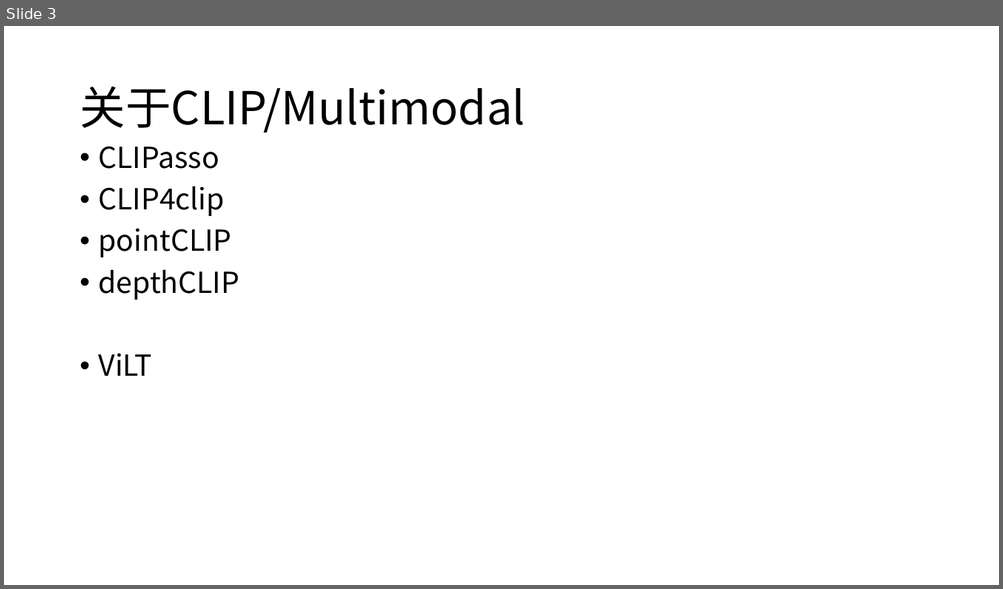
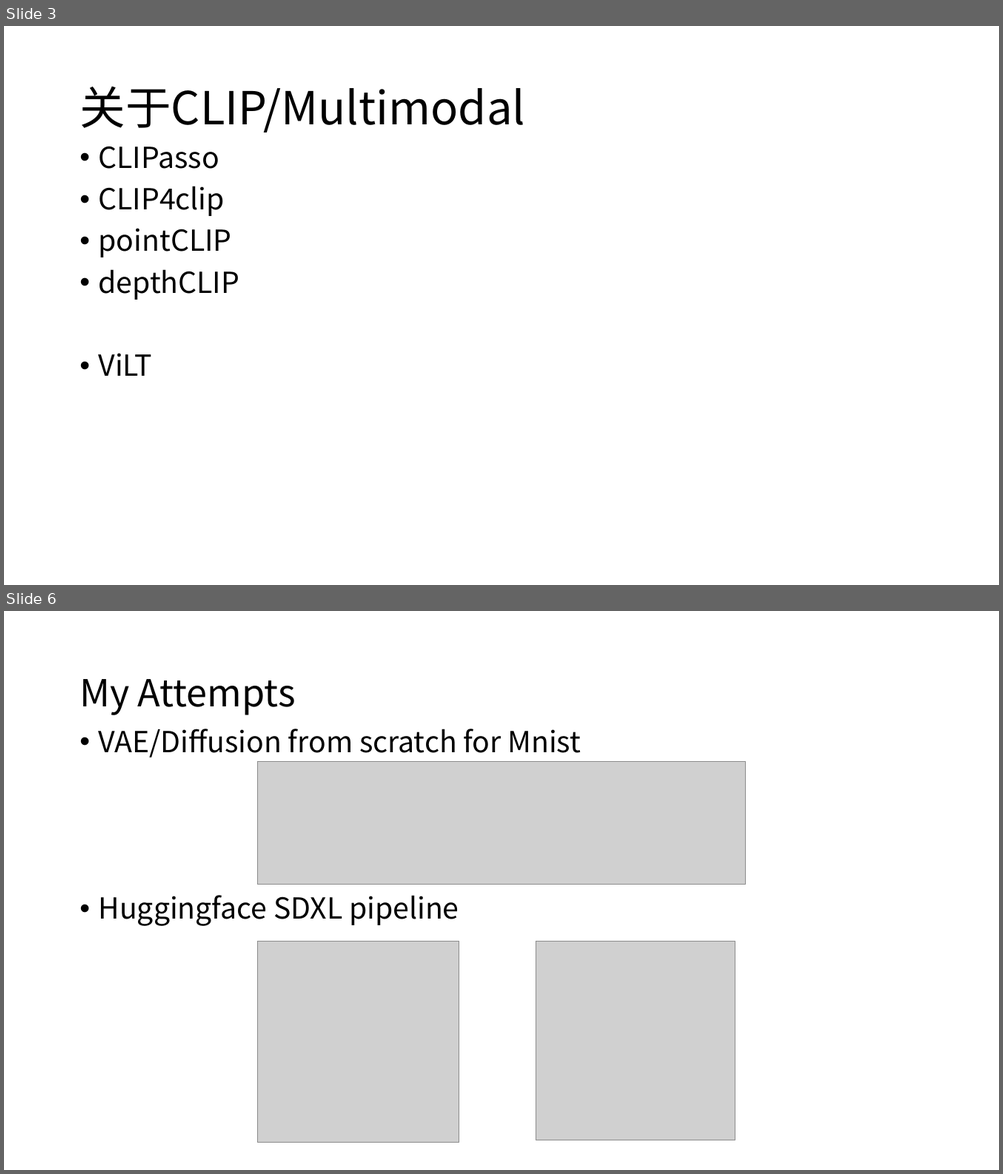
Before and after one commit to Napucheng/AI-refactor, a slide deck: DeepGen/DeepGen-3D-WM-Napucheng.pptx. Shown one above the other, each under a label of ours: slide 3 before the commit, slides 3 and 6 after it; the slides between them are not shown. The pictures are 1003x589 and 1003x1174 pixels, drawn with LibreOffice and Linux fonts; fonts in the diff are those of the drawing; grey boxes stand for pictures. Boxes give left, top, right and bottom in pixels: in the first picture for what was removed or moved away, otherwise in the second. Text is boxed around its words. In the diff, an @@ line names an element or a change of style, - is before the commit and + after.

```diff
--- a/DeepGen/DeepGen-3D-WM-Napucheng.pptx
+++ b/DeepGen/DeepGen-3D-WM-Napucheng.pptx
@@ slide 6 added at [4, 611, 999, 1170], background #FFFFFF @@
@@ title added at [79, 679, 296, 715], 36 pt, text #000000 @@
+My Attempts
@@ text added at [99, 729, 581, 926], 28 pt, text #000000 @@
+• VAE/Diffusion from scratch for Mnist
+• Huggingface SDXL pipeline
@@ picture added at [257, 762, 745, 884] @@
@@ picture added at [257, 942, 459, 1144] @@
@@ picture added at [536, 942, 735, 1141] @@
```
Also in this commit, not shown: 4 slides changed, 1 other slide added, 1 slide removed, 50 other files.
